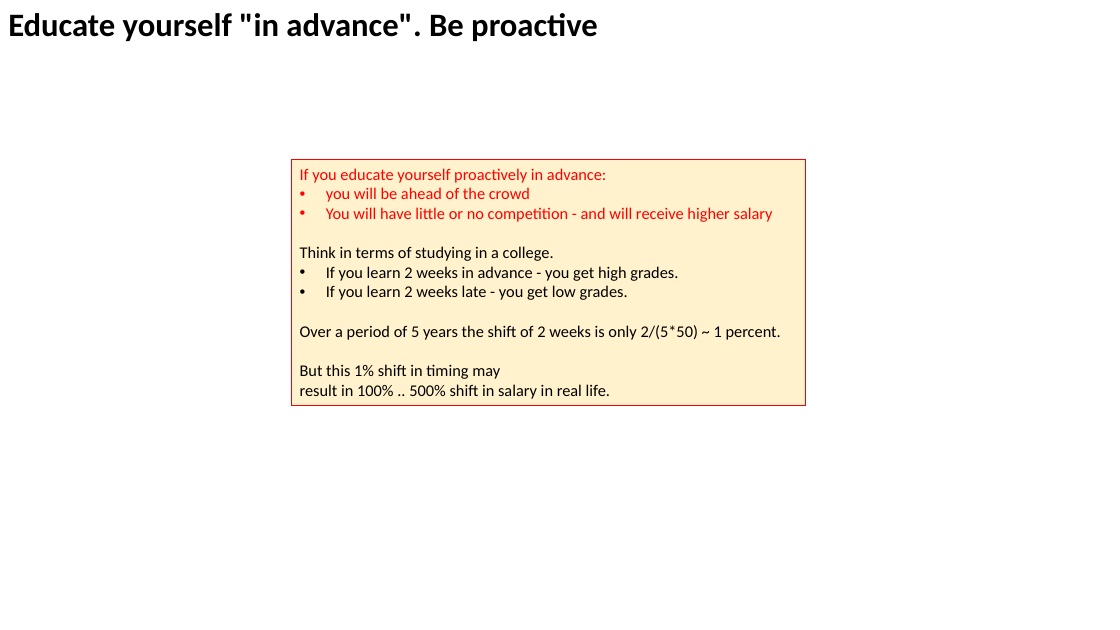
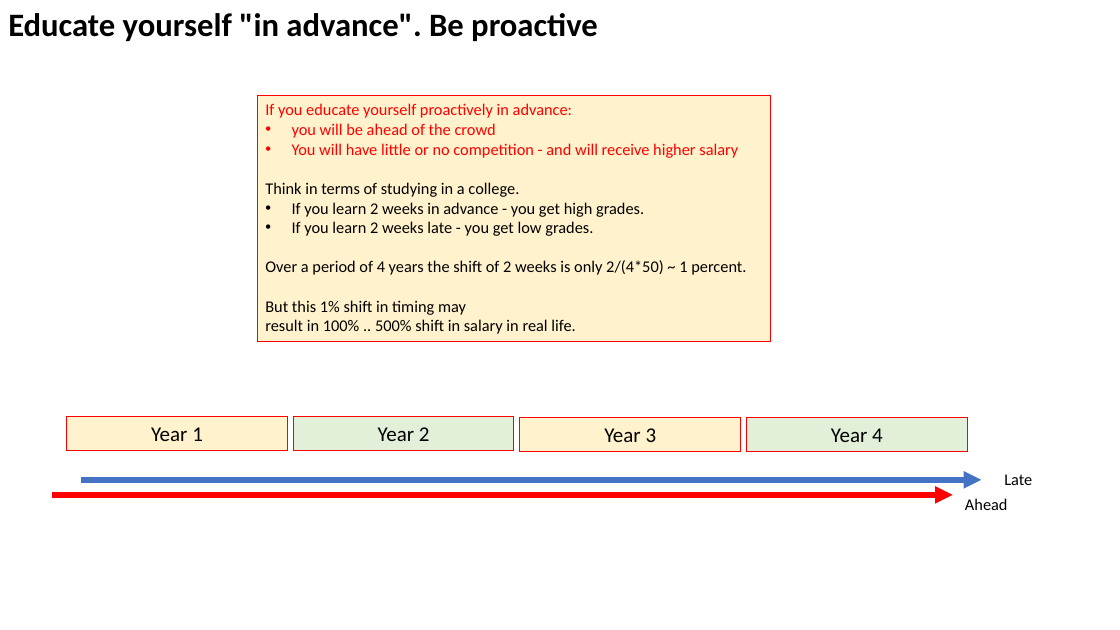
Before and after one commit to lselector/marketing, a slide deck: slide 3 of Job_Searching.pptx. Drawn at 1120x630 pixels with LibreOffice and Linux fonts; fonts in the diff are those of the drawing. Boxes give left, top, right and bottom in pixels: in the first picture for what was removed or moved away, otherwise in the second. Text is boxed around its words. In the diff, an @@ line names an element or a change of style, - is before the commit and + after.

```diff
--- a/Job_Searching.pptx
+++ b/Job_Searching.pptx
@@ rectangle "If you educate yourself proactively ...": place and size @@
-rectangle "If you educate yourself proactively ..." at (292, 160, 806, 406)
+rectangle "If you educate yourself proactively ..." at (257, 96, 771, 342)
@@ text in rectangle at (265, 260, 746, 275): text changed @@
-Over a period of 5 years the shift of 2 weeks is only 2/(5*50) ~ 1 percent.
+Over a period of 4 years the shift of 2 weeks is only 2/(4*50) ~ 1 percent.
@@ rectangle added at (66, 417, 287, 450), fill #FFF2CC, outline #FF0000 0.75 pt, 18 pt, text #000000 @@
+Year 1
@@ rectangle added at (293, 417, 514, 450), fill #E2F0D9, outline #FF0000 0.75 pt, 18 pt, text #000000 @@
+Year 2
@@ rectangle added at (520, 418, 741, 451), fill #FFF2CC, outline #FF0000 0.75 pt, 18 pt, text #000000 @@
+Year 3
@@ rectangle added at (747, 418, 968, 451), fill #E2F0D9, outline #FF0000 0.75 pt, 18 pt, text #000000 @@
+Year 4
@@ text added at (1004, 474, 1032, 485), 14 pt, text #000000 @@
+Late
@@ arrow added from (52, 495) to (953, 495), #FF0000 5 pt @@
@@ arrow added from (81, 480) to (981, 480), #4472C4 5 pt @@
@@ text added at (965, 498, 1008, 510), 14 pt, text #000000 @@
+Ahead
```
Also in this commit, not shown: 10 other slides changed, 2 slides added.
